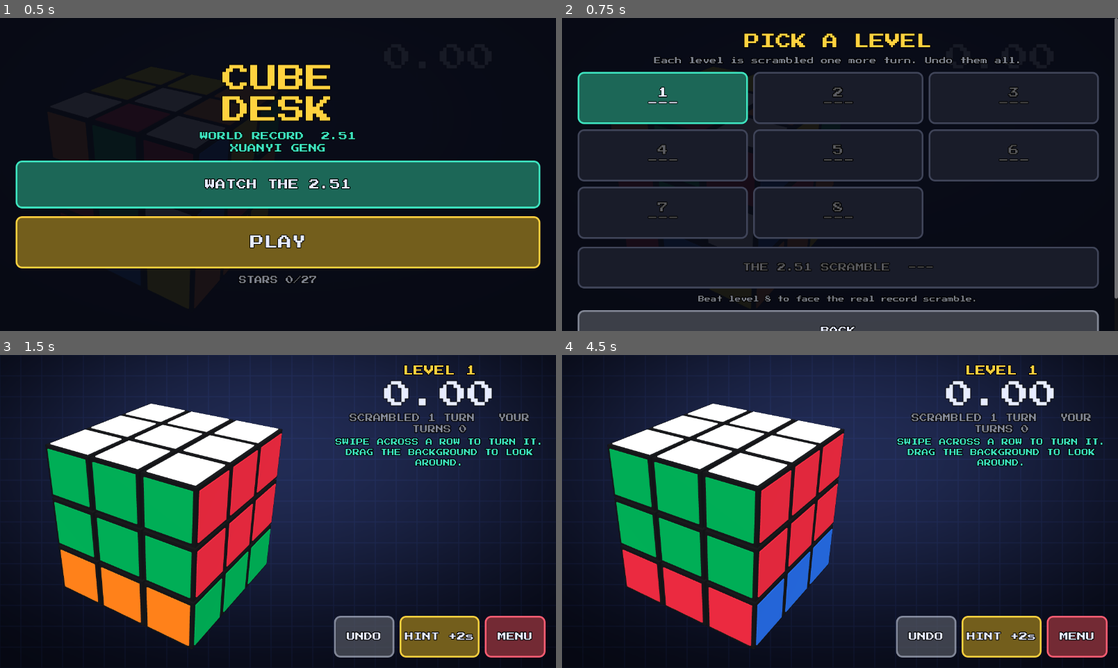
Above: before the commit, frames 1-4 (two rows, left to right).
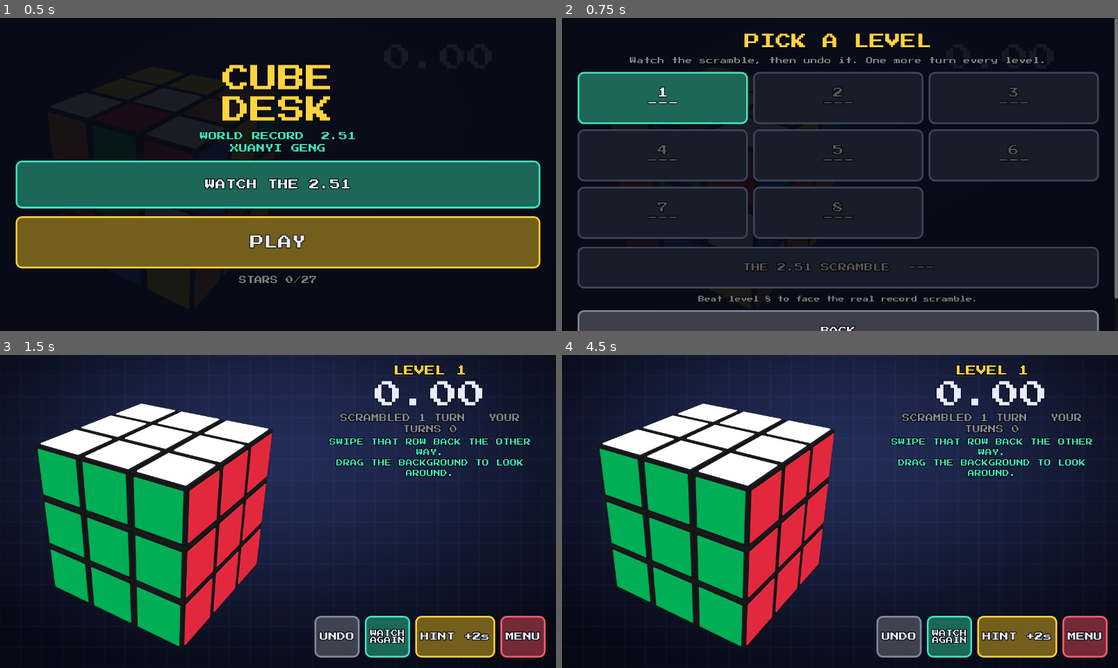
Above: after the commit, the same moments.

Repository: humble-house-studios/Rubix
Game: Godot game, scene res://scenes/main.tscn
Same seed, same stepped clock (60 frames per second), same inputs: the game is played once before the commit and once after it. Video files are missing from this copy of the repository; at most half a second of black plays in their place.
Inputs:
- Up to frame 1 (0.5 s): no input
- Up to frame 2 (0.75 s): click "PLAY" at 0.5 s
- Up to frame 3 (1.5 s): click "1 ---" at 1.25 s
- Up to frame 4 (4.5 s): click "UNDO" at 2 s; click "HINT +2s" at 2.75 s; click "MENU" at 3.5 s; click "TRY AGAIN" at 4.25 s

Frame 1 is identical in both runs. In frame 2, 0.6% of the frame differs, in the area x 12-87%, y 12-15%; in frame 3, 21%, in the area x 6-98%, y 3-97%; in frame 4, 21%.

Commit message:
Watch the scramble, then undo it: every level is a memory puzzle anyone can learn
Levels used to start already scrambled, so past a few turns only cubers (or
hint spam) could solve them. Now each level starts solved and plays its
scramble turn by turn ("WATCH THE SCRAMBLE: TURN 2 OF 3"), then asks you to
undo it: last turn first, each one backwards. WATCH AGAIN replays the same
scramble (fresh clock). The record scramble plays fast, for show. Input waits
during playback; the clock still starts on your first turn.

Co-Authored-By: Claude Opus 5.5 <noreply@anthropic.com>
Claude-Session: https://claude.ai/code/session_01H22NcsQkK5MB29V5KQhKkg

Diff:
--- a/scenes/main.gd
+++ b/scenes/main.gd
@@ -32,6 +32,11 @@
 var _stars := {}
 var _game: CubeGame
 var _history: Array = []
+## Watching the scramble being made (input waits). _watch_id cancels an old
+## playback when the level restarts.
+var _watching := false
+var _watch_id := 0
+var _level_seed := 0
 ## Replay of the record: null when not watching.
 var _replay = null
 var _sfx := {}
@@ -306,7 +311,7 @@
 func _show_levels() -> void:
 	_open_overlay()
 	_overlay_box.add_child(_label("PICK A LEVEL", 36, COLOR_GOLD))
-	_overlay_box.add_child(_label("Each level is scrambled one more turn. Undo them all.", 16, COLOR_DIM))
+	_overlay_box.add_child(_label("Watch the scramble, then undo it. One more turn every level.", 16, COLOR_DIM))
 	var grid := GridContainer.new()
 	grid.columns = 3
 	grid.add_theme_constant_override("h_separation", 12)
@@ -459,13 +464,16 @@
 
 # ---------------------------------------------------------------- play
 
-func _start_level(level: int) -> void:
+## seed: replay the same scramble (WATCH AGAIN); -1 = a new one.
+func _start_level(level: int, seed := -1) -> void:
 	_stop_video()
 	_replay = null
-	_game = CubeGame.new(level, randi(), hint_penalty)
+	_level_seed = seed if seed >= 0 else randi()
+	_game = CubeGame.new(level, _level_seed, hint_penalty)
 	_history.clear()
-	_view.interactive = true
-	_view.show_model(_game.model)
+	# Start solved, then watch the scramble being made: every level is
+	# "watch, then undo it", a memory puzzle anyone can learn.
+	_view.show_model(CubeModel.new())
 	_overlay.visible = false
 	_pad_play(true)
 	# First level with a controller: how to turn the cube.
@@ -478,24 +486,55 @@
 	var undo := _button("UNDO", COLOR_DIM, 20)
 	undo.pressed.connect(_undo)
 	undo.set_meta("pad_button", JOY_BUTTON_X)
+	var again := _button("WATCH\nAGAIN", COLOR_TEAL, 16)
+	again.pressed.connect(func(): _start_level(_game.level, _level_seed))
 	var hint := _button("HINT +%ds" % int(hint_penalty), COLOR_GOLD, 20)
 	hint.pressed.connect(_hint)
 	hint.set_meta("pad_button", JOY_BUTTON_Y)
 	var back := _button("MENU", COLOR_RED, 20)
 	back.pressed.connect(_show_levels)
 	back.set_meta("pad_button", JOY_BUTTON_B)
-	_set_buttons([undo, hint, back])
-
+	_set_buttons([undo, again, hint, back])
+	_watch_scramble()
+
+
+## Play the scramble's turns one at a time on the solved cube.
+func _watch_scramble() -> void:
+	_watch_id += 1
+	var id := _watch_id
+	_watching = true
+	_view.interactive = false
+	var moves: Array = _game.scramble
+	var boss := _game.level >= CubeGame.BOSS
+	var dur := 0.12 if boss else (0.6 if _game.level <= 2 else 0.45)
+	var gap := 0.04 if boss else 0.35
+	await get_tree().create_timer(0.5).timeout
+	for i in moves.size():
+		if id != _watch_id or _game == null:
+			return
+		_coach.text = ("THE RECORD SCRAMBLE: %d TURNS" % moves.size()) if boss else "WATCH THE SCRAMBLE: TURN %d OF %d" % [i + 1, moves.size()]
+		_view.queue_turn(moves[i], dur)
+		_play("turn", 0.85 + 0.03 * i)
+		await get_tree().create_timer(dur + gap).timeout
+	if id != _watch_id:
+		return
+	_watching = false
+	_view.interactive = true
+	_refresh_play()
 
 func _refresh_play() -> void:
 	if _game == null:
 		return
 	var n := CubeGame.level_moves(_game.level)
 	_info.text = "SCRAMBLED %d TURN%s   YOUR TURNS %d" % [n, "" if n == 1 else "S", _game.moves]
+	if _watching:
+		return
 	if _game.level == 1 and _game.moves == 0 and _view.pad_active():
-		_coach.text = "HOLD A AND PUSH A DIRECTION TO TURN THAT ROW.\nRIGHT STICK LOOKS AROUND."
+		_coach.text = "TURN THAT ROW BACK: HOLD A AND PUSH THE OTHER WAY.\nRIGHT STICK LOOKS AROUND."
 	elif _game.level == 1 and _game.moves == 0:
-		_coach.text = "SWIPE ACROSS A ROW TO TURN IT.\nDRAG THE BACKGROUND TO LOOK AROUND."
+		_coach.text = "SWIPE THAT ROW BACK THE OTHER WAY.\nDRAG THE BACKGROUND TO LOOK AROUND."
+	elif _game.level < CubeGame.BOSS and _game.moves == 0:
+		_coach.text = "NOW UNDO IT: LAST TURN FIRST, EACH ONE BACKWARDS.\nFORGOT? WATCH AGAIN."
 	elif _game.level <= 2:
 		_coach.text = "STUCK? TAP HINT AND WATCH WHICH WAY IT TURNS."
 	elif _game.level >= CubeGame.BOSS:
@@ -505,7 +544,7 @@
 
 
 func _on_turn(move: Dictionary) -> void:
-	if _game == null or _game.solved or _overlay.visible:
+	if _game == null or _game.solved or _overlay.visible or _watching:
 		return
 	_history.append(move)
 	_apply(move)
@@ -521,13 +560,13 @@
 
 
 func _undo() -> void:
-	if _game == null or _game.solved or _history.is_empty():
+	if _game == null or _game.solved or _history.is_empty() or _watching:
 		return
 	_apply(CubeMoves.inverse(_history.pop_back()))
 
 
 func _hint() -> void:
-	if _game == null or _game.solved:
+	if _game == null or _game.solved or _watching:
 		return
 	var m := _game.hint_move()
 	if m.is_empty():
Not shown, changed: CLAUDE.md
